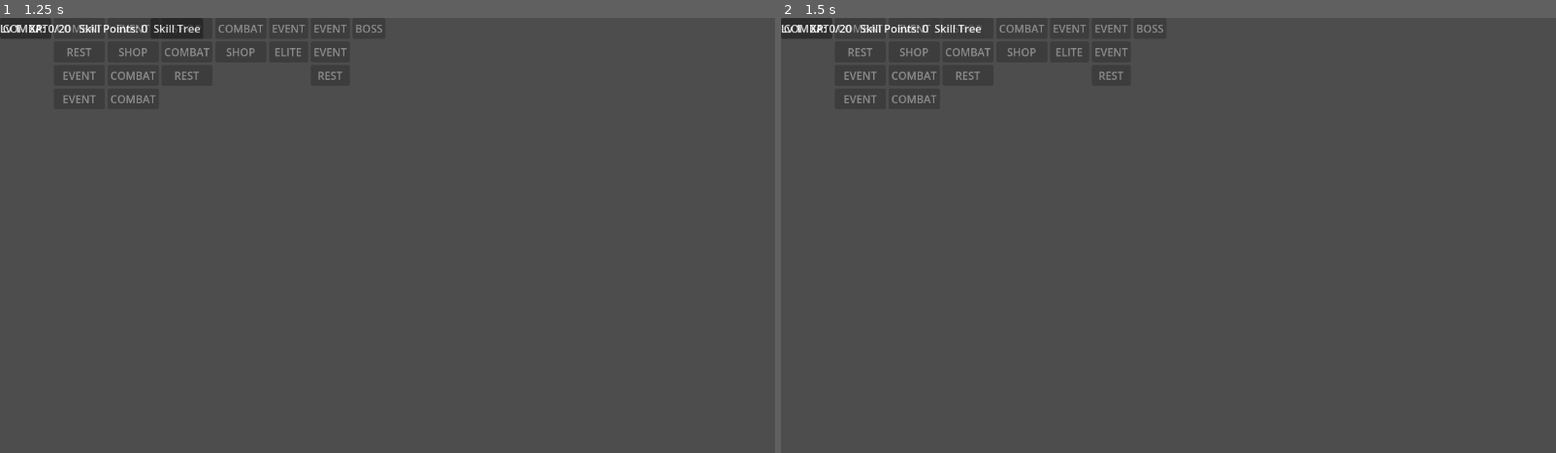
Above: before the commit, frames 1-2 (left to right).
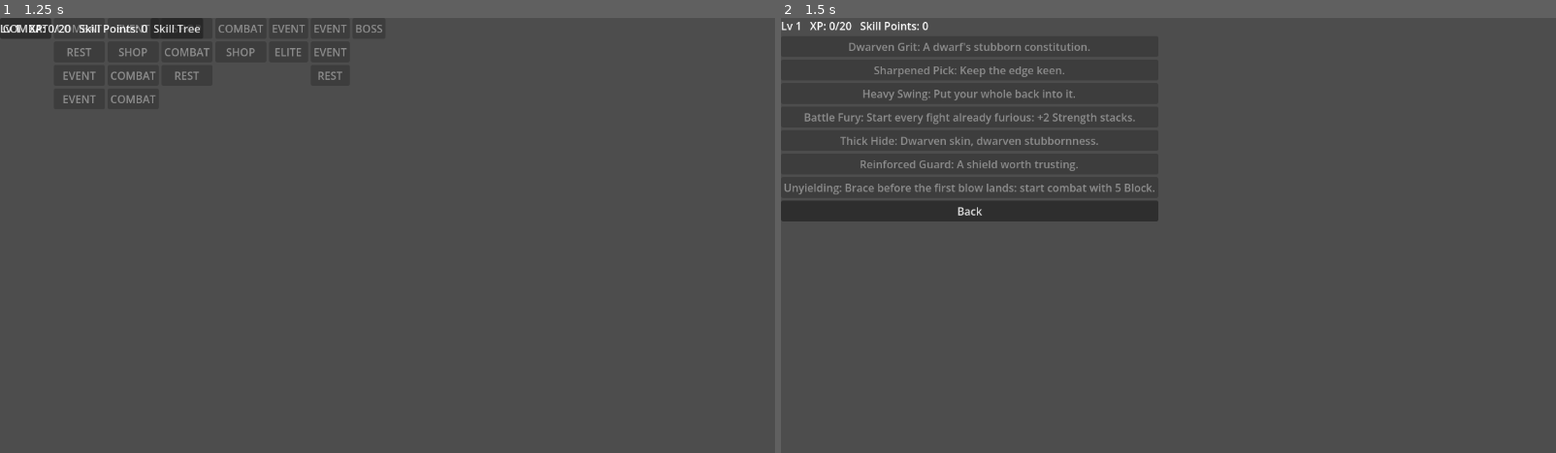
Above: after the commit, the same moments.

Repository: cedraci/nalbeuk
Game: Godot game, scene res://scripts/ui/run/run_scene.tscn
Same seed, same stepped clock (60 frames per second), same inputs: the game is played once before the commit and once after it.
Inputs:
- Up to frame 1 (1.25 s): click "COMBAT" at 0.5 s
- Up to frame 2 (1.5 s): click "Skill Tree" at 1.25 s

Frame 1 is identical in both runs. In frame 2, 4.7% of the frame differs, in the area x 0-50%, y 0-47%.

Commit message:
feat: wire Skill Tree navigation and XP rewards into RunScene
Connects MapView.skill_tree_requested to swap in a SkillTreeScene, wires
its back_requested signal to return to the map, and grants XP (mirroring
the existing gold-reward pattern) when a Combat/Elite/Boss node is won.

Co-Authored-By: Claude Sonnet 5 <noreply@anthropic.com>
Claude-Session: https://claude.ai/code/session_01RkPFJrb5Hd5fPChp1YTGgY

Diff:
--- a/scripts/ui/run/run_scene.gd
+++ b/scripts/ui/run/run_scene.gd
@@ -8,6 +8,7 @@
 var shop_scene: ShopScene
 var victory_scene: VictoryScene
 var game_over_scene: GameOverScene
+var skill_tree_scene: SkillTreeScene
 
 var _current_child: Control
 
@@ -16,6 +17,7 @@
 	map_view = MapView.new()
 	map_view.set_anchors_preset(Control.PRESET_FULL_RECT)
 	map_view.node_selected.connect(_on_map_node_selected)
+	map_view.skill_tree_requested.connect(_on_skill_tree_requested)
 	add_child(map_view)
 	RunState.start_new_run(DwarfContent.get_class_resource())
 	_show_map()
@@ -39,6 +41,15 @@
 	map_view.display(RunState.map, RunState.current_node)
 	_swap_to(map_view)
 
+func _on_skill_tree_requested() -> void:
+	skill_tree_scene = SkillTreeScene.new()
+	skill_tree_scene.set_anchors_preset(Control.PRESET_FULL_RECT)
+	skill_tree_scene.back_requested.connect(_on_skill_tree_back_requested)
+	_swap_to(skill_tree_scene)
+
+func _on_skill_tree_back_requested() -> void:
+	_show_map()
+
 func _on_map_node_selected(node: MapNode) -> void:
 	match node.node_type:
 		MapNode.NodeType.COMBAT, MapNode.NodeType.ELITE, MapNode.NodeType.BOSS:
@@ -61,7 +72,9 @@
 func _on_combat_dismissed(player_won: bool, node: MapNode) -> void:
 	if player_won:
 		var gold_reward: int = _gold_reward_for(node.node_type)
+		var xp_reward: int = _xp_reward_for(node.node_type)
 		RunState.apply_combat_reward(gold_reward, combat_scene.encounter.player.current_hp)
+		RunState.grant_xp(xp_reward)
 		RunState.mark_node_visited_and_advance(node)
 		if node.node_type == MapNode.NodeType.BOSS:
 			_show_victory()
@@ -79,6 +92,15 @@
 			return RunState.BOSS_GOLD_REWARD
 		_:
 			return RunState.COMBAT_GOLD_REWARD
+
+func _xp_reward_for(node_type: MapNode.NodeType) -> int:
+	match node_type:
+		MapNode.NodeType.ELITE:
+			return RunState.ELITE_XP_REWARD
+		MapNode.NodeType.BOSS:
+			return RunState.BOSS_XP_REWARD
+		_:
+			return RunState.COMBAT_XP_REWARD
 
 func _start_event(node: MapNode) -> void:
 	event_scene = EventScene.new()
--- a/tests/unit/test_run_scene.gd
+++ b/tests/unit/test_run_scene.gd
@@ -95,3 +95,35 @@
 	scene.game_over_scene.new_run_button.pressed.emit()
 	assert_eq(scene.map_view.get_parent(), scene)
 	assert_eq(RunState.current_floor, 0)
+
+func test_pressing_skill_tree_button_shows_skill_tree_scene():
+	var scene := RunScene.new()
+	add_child_autofree(scene)
+	scene.map_view.skill_tree_requested.emit()
+	assert_eq(scene.skill_tree_scene.get_parent(), scene)
+
+func test_skill_tree_back_returns_to_map_without_advancing_position():
+	var scene := RunScene.new()
+	add_child_autofree(scene)
+	var starting_node := RunState.current_node
+	scene.map_view.skill_tree_requested.emit()
+	scene.skill_tree_scene.back_requested.emit()
+	assert_eq(scene.map_view.get_parent(), scene)
+	assert_eq(RunState.current_node, starting_node)
+
+func test_winning_a_combat_node_grants_xp():
+	var scene := RunScene.new()
+	add_child_autofree(scene)
+	var combat_node := MapNode.new(9999, MapNode.NodeType.COMBAT, 0)
+	scene.map_view.node_selected.emit(combat_node)
+	scene.combat_scene.combat_dismissed.emit(true)
+	assert_eq(RunState.xp, RunState.COMBAT_XP_REWARD)
+
+func test_winning_an_elite_node_grants_enough_xp_to_level_up():
+	var scene := RunScene.new()
+	add_child_autofree(scene)
+	var elite_node := MapNode.new(9999, MapNode.NodeType.ELITE, 0)
+	scene.map_view.node_selected.emit(elite_node)
+	scene.combat_scene.combat_dismissed.emit(true)
+	assert_eq(RunState.level, 2)
+	assert_eq(RunState.skill_points, 1)
